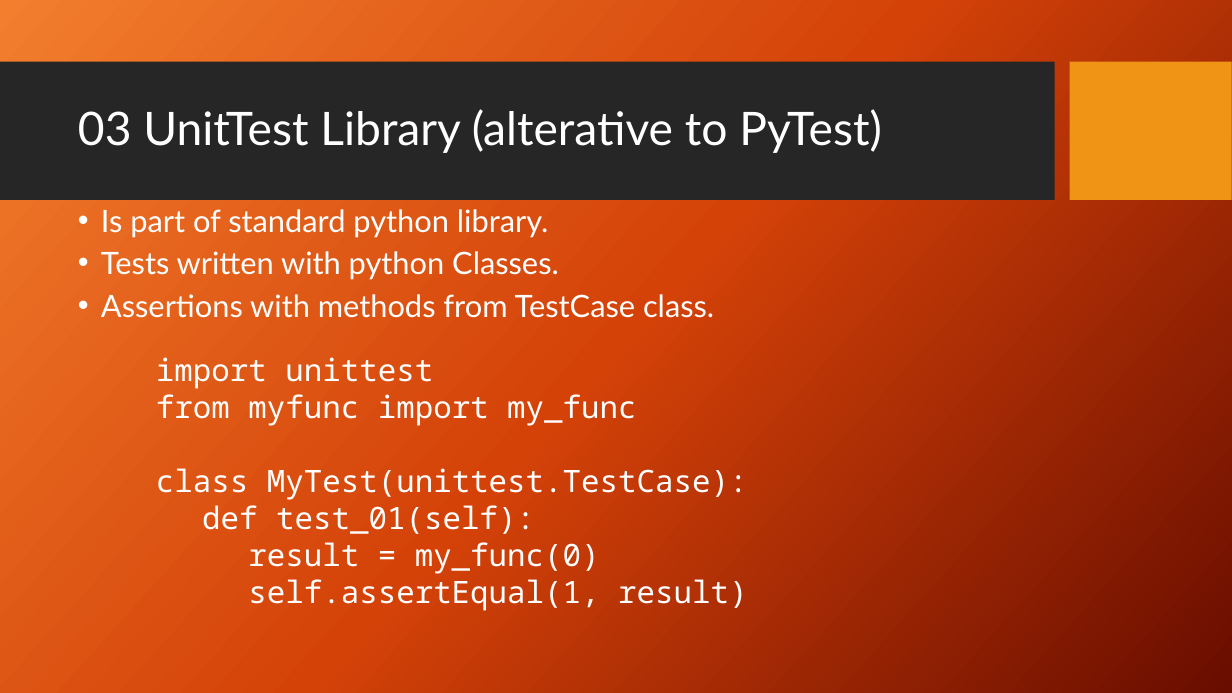
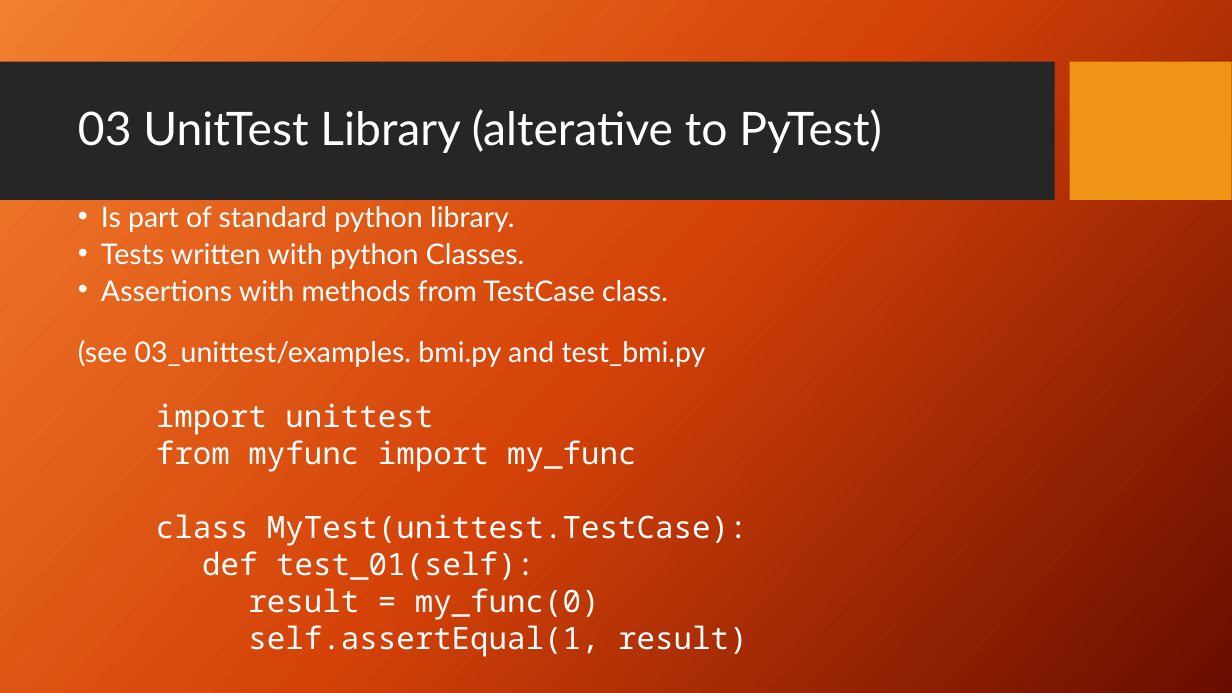
Before and after one commit to PrincetonUniversity/software_testing, a slide deck: slide 19 of UnitTestingSlides.pptx. Drawn at 1232x693 pixels with LibreOffice and Linux fonts; fonts in the diff are those of the drawing; background and template pictures are left out. Boxes give left, top, right and bottom in pixels: in the first picture for what was removed or moved away, otherwise in the second. Text is boxed around its words. In the diff, an @@ line names an element or a change of style, - is before the commit and + after.

Commit message:
update slides to reference example files

```diff
--- a/UnitTestingSlides.pptx
+++ b/UnitTestingSlides.pptx
@@ text at <box>101,206,668,302</box>: size 24 to 22.2 pt in "Is part of standard python library.", "Tests written with python Classes.", "Assertions with methods from TestCase class."; line spacing 0.8 to 0.7 @@
@@ text at <box>78,340,706,367</box>: paragraph added @@
+(see 03_unittest/examples. bmi.py and test_bmi.py
@@ text "import unittest": place and size @@
-text "import unittest" at <box>156,357,748,611</box>
+text "import unittest" at <box>156,403,748,657</box>
```
Also in this commit, not shown: 7 other slides changed.
